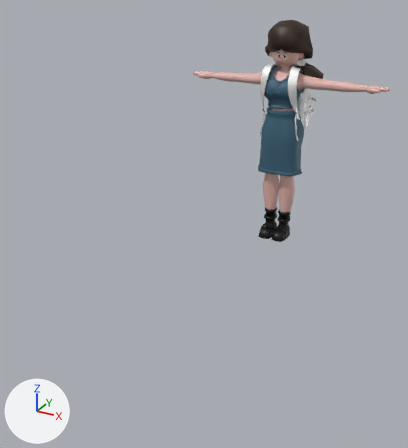
One commit to the FBX model art/models/animation/walking/girl.fbx: the scene before it, then after it.
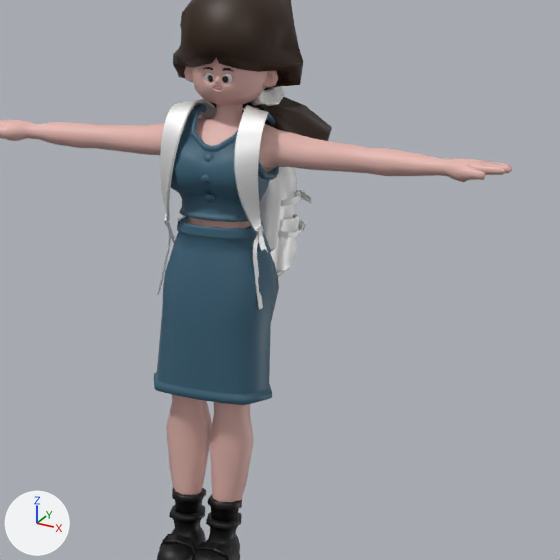
The first picture shows the older version from a 50 mm lens placed at (1.64, -4.33, 2.09), pointed at (-0.67, -0.12, -0.01). The close-ups show both versions on the part from 49% to 100% of the width and 6% to 52% of the height of that picture; other places that the commit changed are outside them. Arrows for +X, +Y and +Z are at lower left; the lights stay in place. Where no turn or scale is listed for an object, it has been applied to the vertices.

The first close-up shows 'Bag', 'Char_Body', 'Char_Boot R', 'Char_Boot R.001', 'Char_Tooth On', 'Knit Skirt', 'Long Hair', 'Sleeveless Knitwear'.
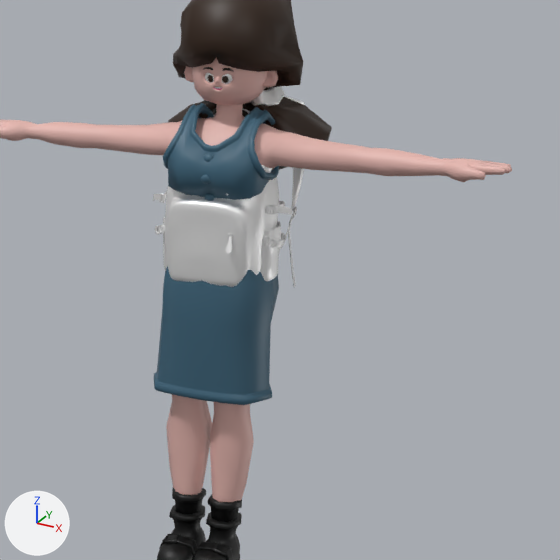
Edits to the scene script, one JSON object a line:
```json
{"op": "set", "path": "ob_bag.location", "old": "(-0.004, 0.164, 1.135)", "new": "(-0.004, -0.006, 1.135)"}
{"op": "set", "path": "ob_bag.rotation_euler", "old": "(0.0, 0.0, 0.0)", "new": "(0.0, -3.142, 0.0)", "note": "degrees (0, 0, 0) -> degrees (0, -180, 0)"}
{"op": "set", "path": "ob_bag.scale", "old": "(1.0, 1.05, 1.0)", "new": "(-1.0, -1.05, -1.0)"}
```

Boxes [x1, y1, x2, y2] around the edits, measured in the close-ups (560 x 560 px):
```json
{"object": "Bag", "change": "moved, turned, rescaled", "before": [157, 99, 312, 309], "after": [153, 96, 305, 287]}
```
